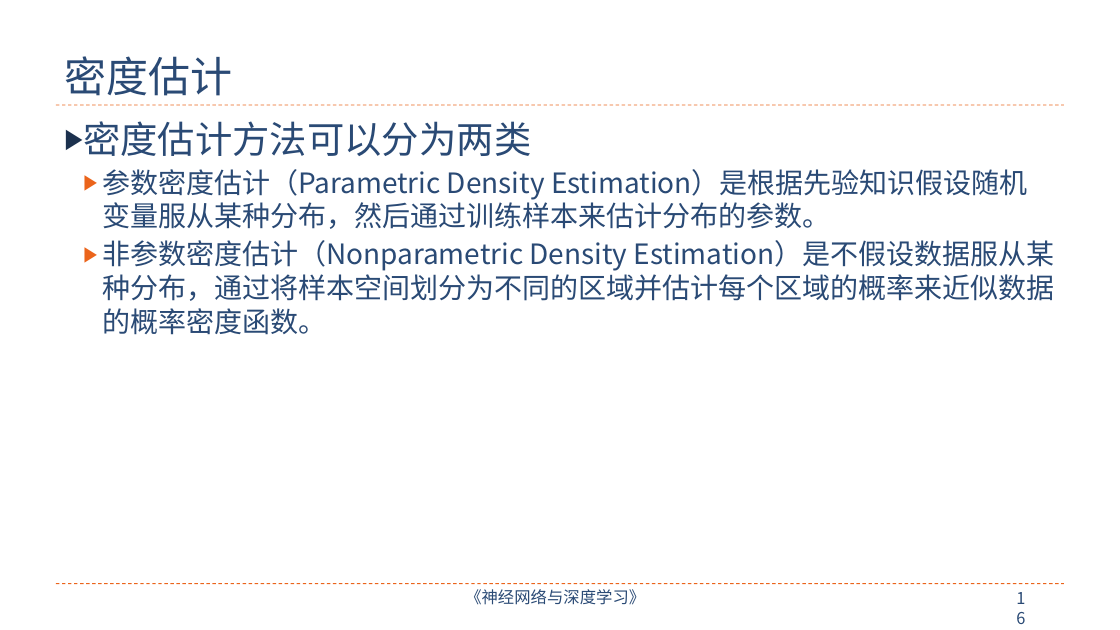
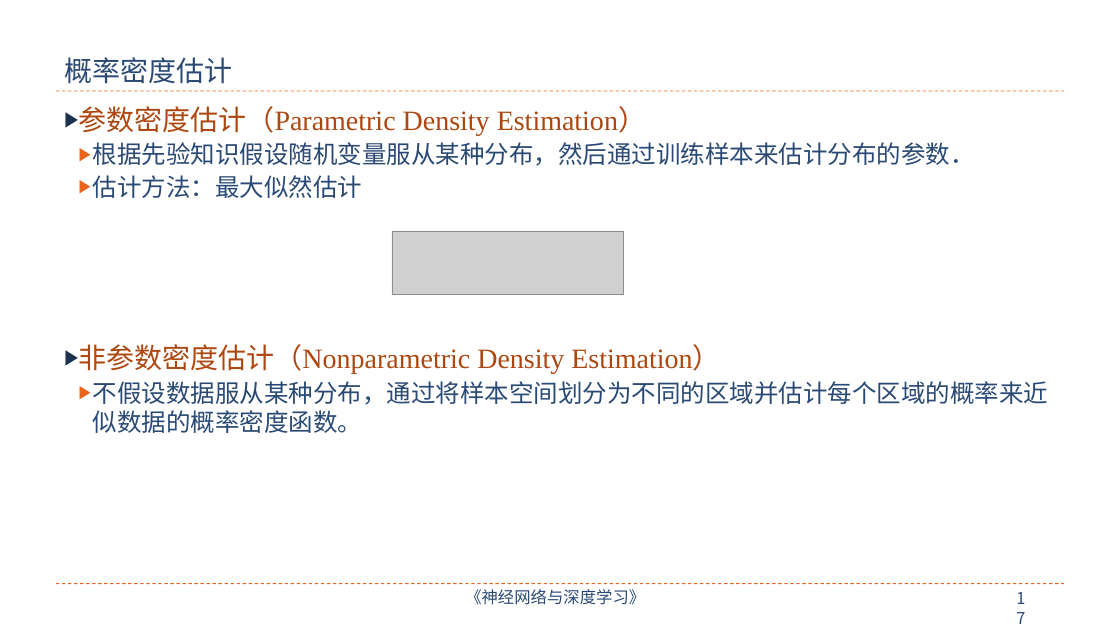
Before and after one commit to nndl/nndl.github.io, a slide deck: slide 17 of ppt/chap-无监督学习.pptx (slide 16 before the commit). Drawn at 1120x630 pixels with LibreOffice and Linux fonts; fonts in the diff are those of the drawing; grey boxes stand for pictures. Boxes give left, top, right and bottom in pixels: in the first picture for what was removed or moved away, otherwise in the second. Text is boxed around its words. In the diff, an @@ line names an element or a change of style, - is before the commit and + after.

```diff
--- a/ppt/chap-无监督学习.pptx
+++ b/ppt/chap-无监督学习.pptx
@@ title at box(64, 57, 232, 84): text changed; size 36 to 24 pt; font Noto Sans CJK SC to Arial @@
-密度估计
+概率密度估计
@@ line moved from (56, 105) - (1065, 105) to (56, 91) - (1065, 91) @@
@@ text at box(79, 106, 1049, 433): text changed; size 24 to 21 pt; font Noto Sans CJK SC to Times New Roman @@
-▶ 密度估计方法可以分为两类
-  ▶ 参数密度估计（Parametric Density Estimation）是根据先验知识假设随机变量服从某种分布，然后通过训练样本来估计分布的参数。
-  ▶ 非参数密度估计（Nonparametric Density Estimation）是不假设数据服从某种分布，通过将样本空间划分为不同的区域并估计每个区域的概率来近似数据的概率密度函数。
+▶ 参数密度估计（Parametric Density Estimation）
+  ▶ 根据先验知识假设随机变量服从某种分布，然后通过训练样本来估计分布的参数．
+  ▶ 估计方法：最大似然估计
+▶ 非参数密度估计（Nonparametric Density Estimation）
+  ▶ 不假设数据服从某种分布，通过将样本空间划分为不同的区域并估计每个区域的概率来近似数据的概率密度函数。
@@ picture added at box(392, 231, 623, 295) @@
@@ page number at box(1008, 585, 1043, 613): text changed @@
-16
+17
```
Also in this commit, not shown: 20 other slides changed, 7 slides added, 6 slides removed, 1 other file.
